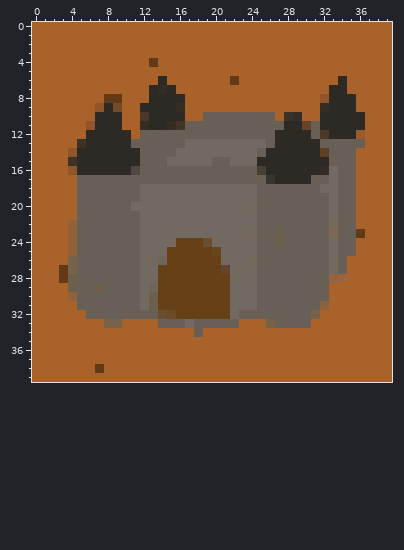
Pixel-art sprite, stored at MasterExploder/building1.png. Above, as it was before the edit.
The file is 40x40 pixels. Colours within 5 levels of each other are drawn and written as one.
Now the later version:
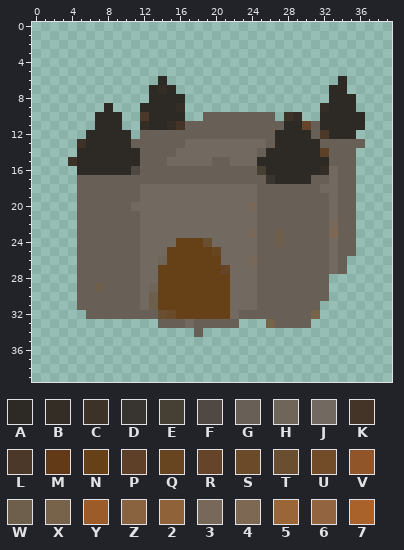
Palette (. is transparent): A #2d2a26  B #342d26  C #3c3227  D #383530  E #463f34  F #4f4843  G #686057  H #6f6558  J #726960  K #443427  L #4c3828  M #633a18  N #664017  P #5d4027  Q #674520  R #654429  S #6a4a28  T #694e30  U #724b28  V #90562a  W #6e5f4d  X #77624a  Y #9c5c2a  Z #896240  2 #8f623a  3 #77685a  4 #7d6854  5 #9a6537  6 #926440  7 #a8622a
The exact change:
Changed rows in their new state; - is an unchanged pixel.
first column x 0:
 0 ........................................
 1 ........................................
 2 ........................................
 3 ........................................
 4 ........................................
 5 ........................................
 6 ..............-...................-.....
 7 .............---.................--.....
 8 .............----................---....
 9 ........-...-----...............----....
10 .......---..-----..--------.--..-----...
11 .......---..-------------------------...
12 ......-----.------------------------....
13 .....--------------------------------...
14 .....-------------------------------....
15 ....--------------------------------....
16 .....-------------------------------....
17 .....-------------------------------....
18 .....-------------------------------....
19 .....-------------------------------....
20 .....-------------------------------....
21 .....-------------------------------....
22 .....-------------------------------....
23 .....-------------------------------....
24 .....-------------------------------....
25 .....-------------------------------....
26 .....------------------------------.....
27 .....------------------------------.....
28 .....----------------------------.......
29 .....----------------------------.......
30 .....----------------------------.......
31 .....---------------------------........
32 ......--------------------------........
33 ..............---------...-----.........
34 ..................-.....................
35 ........................................
36 ........................................
37 ........................................
38 ........................................
39 ........................................
